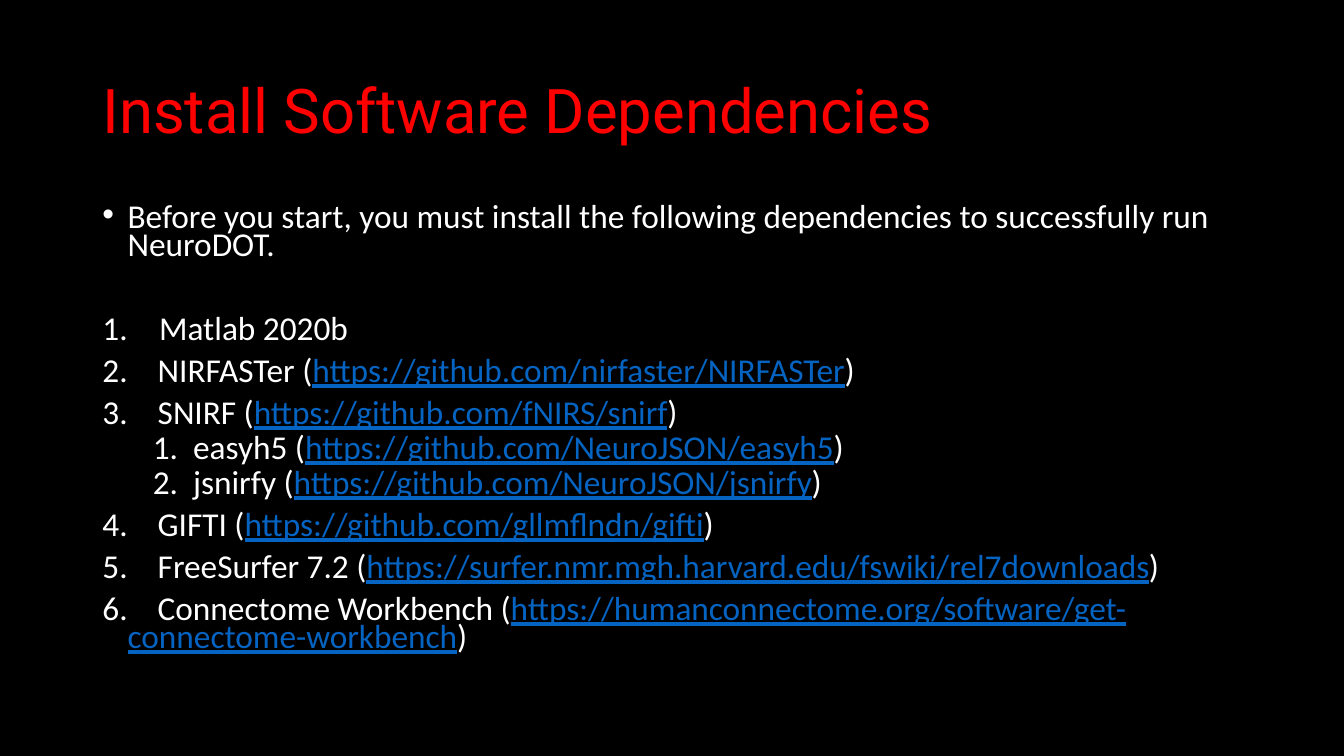
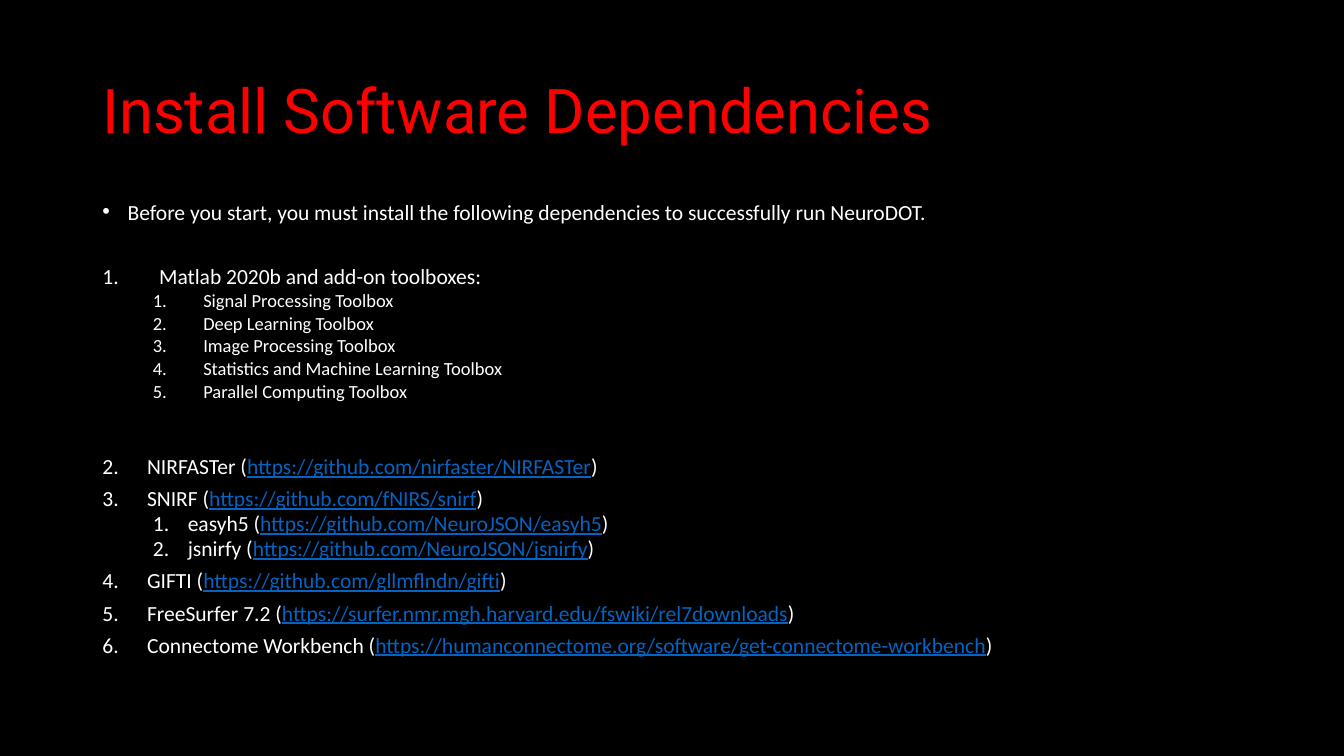
Before and after one commit to WUSTL-ORL/NeuroDOT, a slide deck: slide 3 of Documentation/Tutorials/NeuroDOT_Tutorial_Getting_Started.pptx. Drawn at 1344x756 pixels with LibreOffice and Linux fonts; fonts in the diff are those of the drawing. Boxes give left, top, right and bottom in pixels: in the first picture for what was removed or moved away, otherwise in the second. Text is boxed around its words. In the diff, an @@ line names an element or a change of style, - is before the commit and + after.

```diff
--- a/Documentation/Tutorials/NeuroDOT_Tutorial_Getting_Started.pptx
+++ b/Documentation/Tutorials/NeuroDOT_Tutorial_Getting_Started.pptx
@@ text at bbox=[128, 205, 993, 657]: size 23.8 to 15.4 pt in "Before you start, you must install the ...", "NIRFASTer (https://github.com/nirfaster/NIRFASTer)", "SNIRF (https://github.com/fNIRS/snirf)", "easyh5 (https://github.com/NeuroJSON/easyh5)" and 4 more places @@
@@ text at bbox=[159, 269, 502, 401]: text changed; size 23.8 to 13.2 pt @@
-1. Matlab 2020b
+1. Matlab 2020b and add-on toolboxes:
+  1. Signal Processing Toolbox
+  2. Deep Learning Toolbox
+  3. Image Processing Toolbox
+  4. Statistics and Machine Learning Toolbox
+  5. Parallel Computing Toolbox
```
